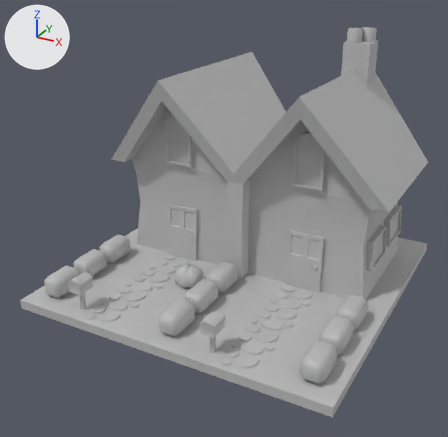
Two versions of the FBX model Assets/EnvironmentModels/twin_house.fbx, one commit apart.
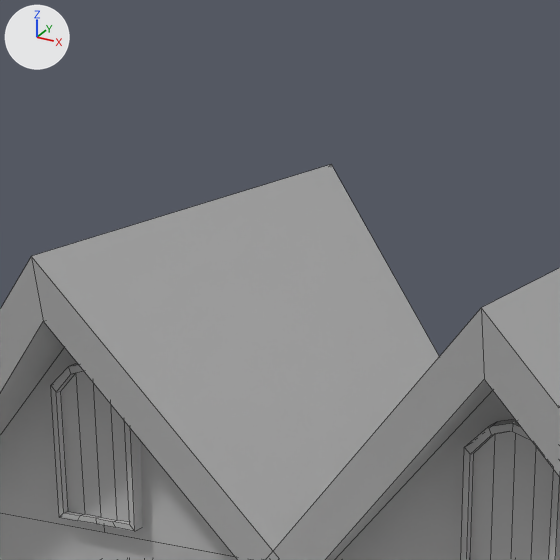
Each version is shown whole from a 50 mm lens placed at (10.66, -17.08, 8.14), pointed at (3.84, -4.67, 1.94), then close up on the part from 33% to 72% of the width and 0% to 40% of the height. Arrows for +X, +Y and +Z are at upper left; the lights stay in place. The close-ups show mesh edges as thin lines. Where no turn or scale is listed for an object, it has been applied to the vertices. Vertices at the same position are counted once.

Names of what the first close-up shows: 'twin_house'.
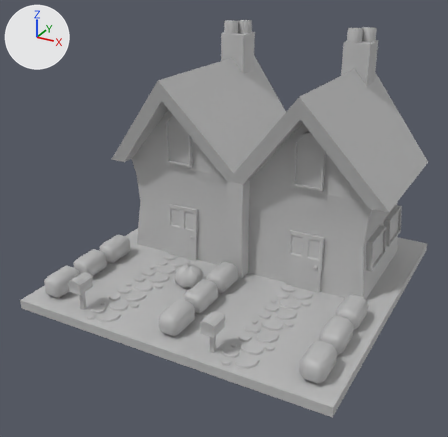
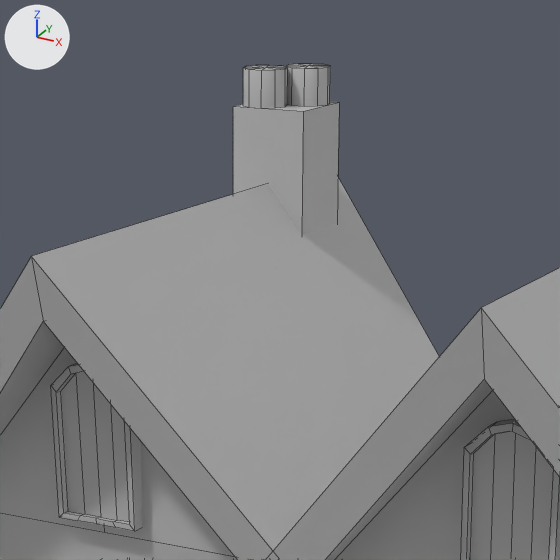
Pixel boxes [x1, y1, x2, y2] of what changed, in the close-ups (560 x 560 px):
'twin_house', reshaped
    before: [0, 165, 560, 560]
    after: [0, 64, 560, 560]
part 1 of me_mesh, added
    after: [286, 64, 330, 106]
part 2 of me_mesh, added
    after: [243, 65, 288, 108]
part 3 of me_mesh, added
    after: [233, 102, 339, 235]

What changed in the scene script:
```text
Change me_mesh:
    where me_mesh.from_pydata(...)  # 1869 vertices, 1798 faces; spans x 0.0..8.0, y -8.0..0.0, z 0.0..6.21
    used by ob_twin_house; location = (0.0, 0.0, 0.0)
    me_mesh part 1: the loose piece of 21 vertices spanning x 5.74..6.13, y -0.95..-0.58, z 5.89..6.21 is copied, and the copy is moved by (-3.57, 0.0, 0.0); it spans x 2.16..2.56, y -0.95..-0.58, z 5.89..6.21
    me_mesh part 2: the loose piece of 21 vertices spanning x 5.46..5.86, y -1.25..-0.87, z 5.89..6.21 is copied, and the copy is moved by (-3.57, 0.0, 0.0); it spans x 1.89..2.29, y -1.25..-0.87, z 5.89..6.21
    me_mesh part 3: the loose piece of 8 vertices spanning x 5.45..6.15, y -1.26..-0.56, z 0.23..5.89 is copied, and the copy is moved by (-3.57, 0.0, 0.0); it spans x 1.87..2.57, y -1.26..-0.56, z 0.23..5.89
```
